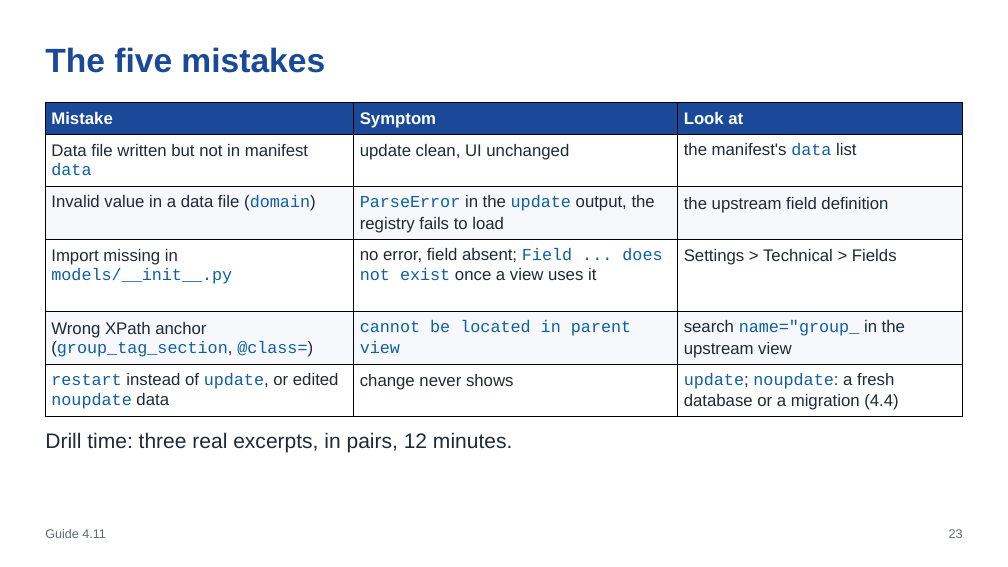
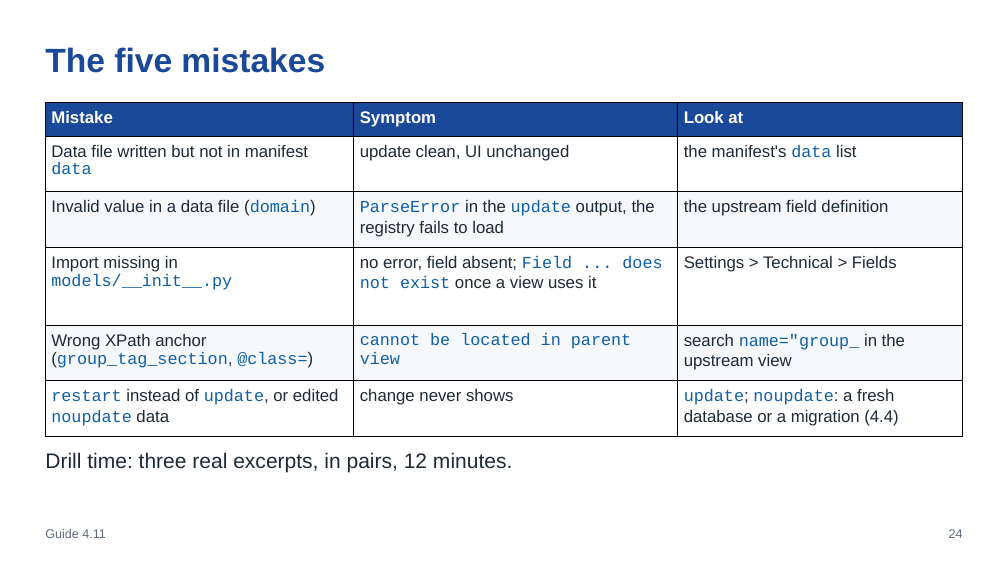
Before and after one commit to pithtech/OpenSPP-Template, a slide deck: slide 24 of training/module4/slides.pptx (slide 23 before the commit). Drawn at 1008x567 pixels with LibreOffice and Linux fonts; fonts in the diff are those of the drawing. Boxes give left, top, right and bottom in pixels: in the first picture for what was removed or moved away, otherwise in the second. Text is boxed around its words. In the diff, an @@ line names an element or a change of style, - is before the commit and + after.

```diff
--- a/training/module4/slides.pptx
+++ b/training/module4/slides.pptx
@@ table at bbox=[45, 102, 963, 437] @@
@@ line spacing 19.2pt to 1 @@
@@ text "Drill time: three real excerpts, ...": place and size @@
-text "Drill time: three real excerpts, ..." at bbox=[45, 432, 512, 452]
+text "Drill time: three real excerpts, ..." at bbox=[45, 452, 512, 472]
@@ text "Drill time: three real excerpts, ..." at bbox=[45, 452, 512, 472]: line spacing 24pt to 1 @@
@@ text at bbox=[949, 529, 963, 538]: text changed @@
-23
+24
```
Also in this commit, not shown: 22 other slides changed, 1 slide added, 12 other files.
